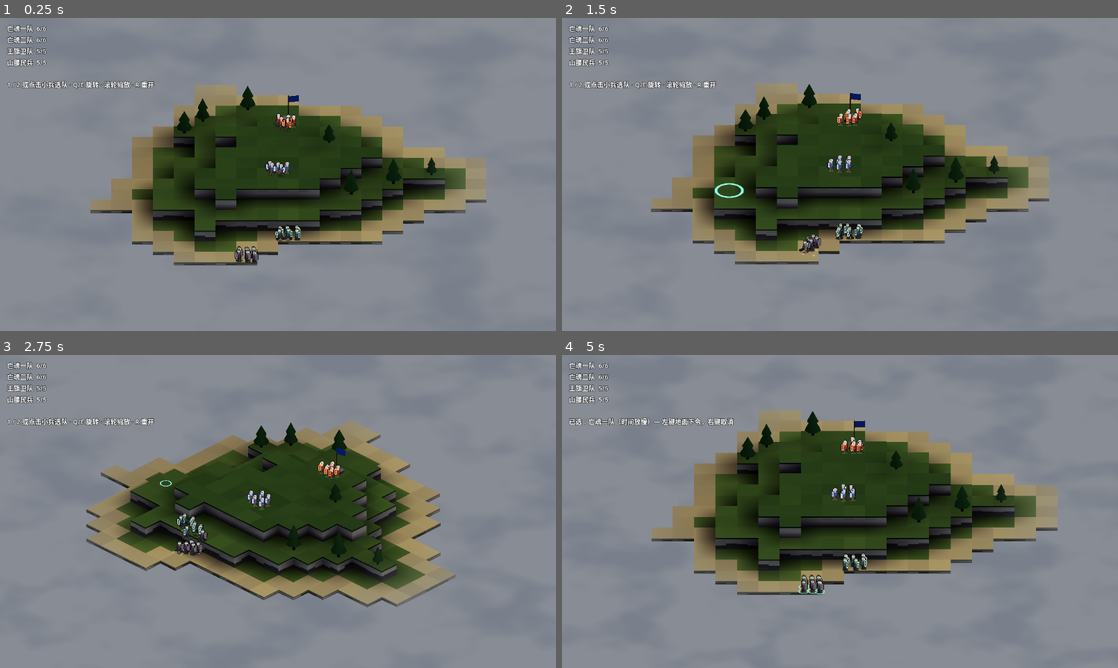
Above: before the commit, frames 1-4 (two rows, left to right).
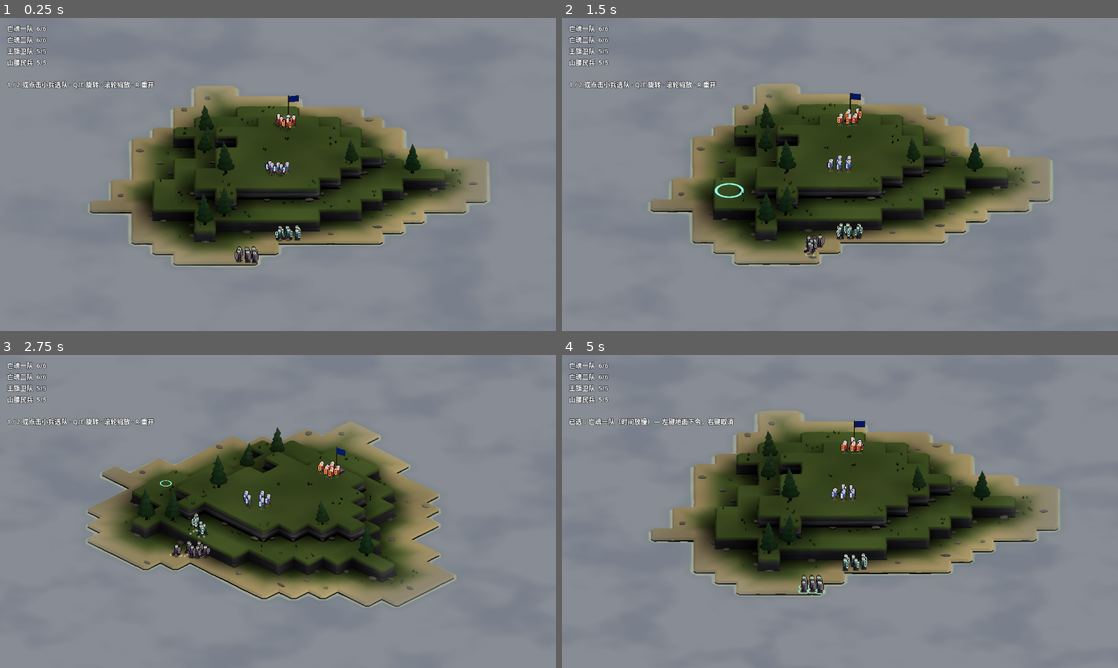
Above: after the commit, the same moments.

Repository: A1MEr-ane/undead-prince
Game: Godot game, scene res://scenes/main.tscn
Two runs of this game, one before a commit and one after it. Both use one fixed random seed, a clock stepped at 60 frames per second and the inputs below.
Inputs (mouse positions are in pixels of both pictures, inside the frame that each line leads up to):
- Up to frame 1 (0.25 s): no input
- Up to frame 2 (1.5 s): tap Enter at 0.5 s; move the mouse to (962, 158) at 0.52 s; tap 1 at 0.6 s; click (962, 158) at 0.67 s; move the mouse to (728, 190) at 1.27 s; tap 2 at 1.35 s; click (728, 190) at 1.42 s
- Up to frame 3 (2.75 s): move the mouse to (333, 442) at 2.02 s; tap Q at 2.1 s; click (333, 442) at 2.17 s
- Up to frame 4 (5 s): move the mouse to (812, 574) at 2.77 s; tap E at 2.85 s; click (812, 574) at 2.92 s; move the mouse to (1006, 558) at 3.52 s; tap R at 3.6 s; click (1006, 558) at 3.67 s; move the mouse to (673, 464) at 4.27 s; tap 1 at 4.35 s; click (673, 464) at 4.42 s

The runs differ from the first frame. In frame 1, 6.2% of the frame differs, in the area x 16-88%, y 21-80%; in frame 2, 6.4%; in frame 3, 7.4%, in the area x 15-82%, y 20-81%; in frame 4, 6.5%.

Commit message:
feat(terrain): procedural beveled island, coastal surf and windblown foliage
Co-Authored-By: Codex

Diff:
--- a/scripts/terrain.gd
+++ b/scripts/terrain.gd
@@ -1,6 +1,6 @@
 class_name Terrain
 extends Node3D
-## 方块地形：高度分层的格子岛。负责网格生成、高度查询、可走判定和流场寻路。
+## 格子玩法与视觉网格分离：查询保持分层平面，视觉使用共享轮廓的倒角岩岛。
 
 const SIZE := 24
 const LEVEL_H := 0.6
@@ -26,10 +26,22 @@
 var lit_materials: Array[ShaderMaterial] = []
 var light_params := {}
 var sky_volume: ImageTexture3D
+var art_rng := RandomNumberGenerator.new()
+var art_noise := FastNoiseLite.new()
+var shore_field: ImageTexture
+var generation_ms := 0
+var decoration_ms := 0
+const SHORE_RES := SIZE * 4
+const CORNERS := [Vector2i(0, 0), Vector2i(1, 0), Vector2i(1, 1), Vector2i(0, 1)]
+const EDGES := [Vector2i(0, -1), Vector2i(1, 0), Vector2i(0, 1), Vector2i(-1, 0)]
 
 
 func generate(seed_value: int) -> void:
+	var started := Time.get_ticks_msec()
 	rng.seed = seed_value
+	art_rng.seed = seed_value + 7493
+	art_noise.seed = seed_value + 1021
+	art_noise.frequency = 0.24
 	levels.resize(SIZE * SIZE)
 	blocked.resize(SIZE * SIZE)
 	blocked.fill(0)
@@ -51,7 +63,10 @@
 				h = 3
 			levels[z * SIZE + x] = h
 	_smooth()
+	_build_shore_field()
 	_build_mesh()
+	generation_ms = Time.get_ticks_msec() - started
+	print("TERRAIN geometry + shore %d ms" % generation_ms)
 
 
 ## 相邻格最多差一级，保证每块陆地都能一步一跳走上去。
@@ -287,37 +302,153 @@
 
 # ---------- 网格 ----------
 
-func _top_color(t: Vector2i, h: int) -> Color:
-	var jitter := (rng.randf() - 0.5) * 0.05
-	var sandy := false
-	if h == 1:
-		for d in N8:
-			if level(t + d) == 0:
-				sandy = true
-				break
-	var c: Color
-	if sandy:
-		c = Color(0.80, 0.74, 0.57)
-	elif h == 1:
-		c = Color(0.50, 0.60, 0.33)
-	elif h == 2:
-		c = Color(0.45, 0.56, 0.31)
-	else:
-		c = Color(0.40, 0.52, 0.29)
-	return Color(c.r + jitter, c.g + jitter, c.b + jitter * 0.5)
-
-
-func _quad(st: SurfaceTool, a: Vector3, b: Vector3, c: Vector3, d: Vector3, n: Vector3, c_top: Color, c_bot: Color) -> void:
-	var verts := [a, b, c, d]
-	var cols := [c_top, c_top, c_bot, c_bot]
-	# Godot 以顺时针为正面：叉积与法线同向时说明是逆时针，要翻转。
-	if (b - a).cross(c - a).dot(n) > 0.0:
-		verts = [a, d, c, b]
-		cols = [c_top, c_bot, c_bot, c_top]
-	for idx in [0, 1, 2, 0, 2, 3]:
+# 海岸有符号距离场：四像素/格，两趟 chamfer，陆地为正。与玩法数据只读共享。
+func _build_shore_field() -> void:
+	var dist := PackedFloat32Array()
+	var land := PackedByteArray()
+	dist.resize(SHORE_RES * SHORE_RES)
+	land.resize(dist.size())
+	dist.fill(1000.0)
+	for z in SHORE_RES:
+		for x in SHORE_RES:
+			land[z * SHORE_RES + x] = int(level(Vector2i(x / 4, z / 4)) > 0)
+	for z in SHORE_RES:
+		for x in SHORE_RES:
+			var i := z * SHORE_RES + x
+			for d in N4:
+				var q := Vector2i(x, z) + d
+				if q.x >= 0 and q.y >= 0 and q.x < SHORE_RES and q.y < SHORE_RES:
+					if land[i] != land[q.y * SHORE_RES + q.x]:
+						dist[i] = 0.5
+	for forward in [true, false]:
+		for zi in SHORE_RES:
+			var z: int = zi if forward else SHORE_RES - 1 - zi
+			for xi in SHORE_RES:
+				var x: int = xi if forward else SHORE_RES - 1 - xi
+				var i := z * SHORE_RES + x
+				for d in [Vector2i(-1, 0), Vector2i(0, -1), Vector2i(-1, -1), Vector2i(1, -1)]:
+					var q: Vector2i = Vector2i(x, z) + (d if forward else -d)
+					if q.x >= 0 and q.y >= 0 and q.x < SHORE_RES and q.y < SHORE_RES:
+						dist[i] = minf(dist[i], dist[q.y * SHORE_RES + q.x] + (1.4142 if d.x != 0 and d.y != 0 else 1.0))
+	var image := Image.create(SHORE_RES, SHORE_RES, false, Image.FORMAT_RF)
+	for z in SHORE_RES:
+		for x in SHORE_RES:
+			var i := z * SHORE_RES + x
+			var signed_d := dist[i] * 0.25 * (1.0 if land[i] == 1 else -1.0)
+			image.set_pixel(x, z, Color(clampf(0.5 + signed_d / 16.0, 0.0, 1.0), 0, 0))
+	shore_field = ImageTexture.create_from_image(image)
+	set_light_param("shore_field", shore_field)
+	set_light_param("island_size", float(SIZE))
+	# main 已先创建雾海：自动绑定已有材质；其它场景也可显式调用 bind_sea_material。
+	if get_parent():
+		for child in get_parent().get_children():
+			if child is MeshInstance3D and child.material_override is ShaderMaterial:
+				var mat: ShaderMaterial = child.material_override
+				if mat.shader and mat.shader.resource_path == "res://shaders/fog_sea.gdshader":
+					bind_sea_material(mat)
+
+
+func bind_sea_material(material: ShaderMaterial) -> void:
+	material.set_shader_parameter("shore_field", shore_field)
+	material.set_shader_parameter("island_size", float(SIZE))
+	material.set_shader_parameter("shore_enabled", true)
+
+
+func _top_color(p: Vector3, h: int) -> Color:
+	var patch := art_noise.get_noise_2d(p.x, p.z)
+	return Color(0.47, 0.57, 0.32).lerp(Color(0.57, 0.63, 0.38), patch * 0.5 + 0.5).darkened((h - 1) * 0.025)
+
+
+func _tri(st: SurfaceTool, a: Vector3, b: Vector3, c: Vector3, ca: Color, cb: Color, cc: Color, outward: Vector3, wind: Vector3 = Vector3.ZERO) -> void:
+	var n := (c - a).cross(b - a)
+	if n.length_squared() < 0.00000001:
+		return
+	var flip := n.dot(outward) < 0.0
+	n = -n.normalized() if flip else n.normalized()
+	var vertices := [a, c, b] if flip else [a, b, c]
+	var colors := [ca, cc, cb] if flip else [ca, cb, cc]
+	var weights := [wind.x, wind.z, wind.y] if flip else [wind.x, wind.y, wind.z]
+	for i in 3:
 		st.set_normal(n)
-		st.set_color(cols[idx])
-		st.add_vertex(verts[idx])
+		st.set_color(colors[i])
+		st.set_uv(Vector2(weights[i], 0.0))
+		st.add_vertex(vertices[i])
+
+
+func _panel(st: SurfaceTool, a: Vector3, b: Vector3, c: Vector3, d: Vector3, top: Color, bottom: Color, outward: Vector3) -> void:
+	_tri(st, a, b, c, top, top, bottom, outward)
+	_tri(st, a, c, d, top, bottom, bottom, outward)
+
+
+func _mesh_node(st: SurfaceTool, material: ShaderMaterial, label: String) -> void:
+	var mi := MeshInstance3D.new()
+	mi.name = label
+	mi.mesh = st.commit()
+	mi.material_override = material
+	mi.cast_shadow = GeometryInstance3D.SHADOW_CASTING_SETTING_OFF
+	# 摆动最大约 0.05，扩展包围盒防止屏幕边缘被提前裁掉。
+	mi.extra_cull_margin = 0.08
+	add_child(mi)
+
+
+# 一个角由四格共同决定。凹角共用一个斜接点，凸角拆成两点；对角接触各自圆角。
+# 参数只看世界角点/高度，连续边上的不同模块会得到完全相同的位置。
+func _corner_pair(t: Vector2i, h: int, k: int, inset: float, cut: float, y: float) -> PackedVector3Array:
+	var g: Vector2i = t + CORNERS[k]
+	var count := 0
+	var sum := Vector2.ZERO
+	var contact := 0.0
+	for dz in [-1, 0]:
+		for dx in [-1, 0]:
+			var neighbor := level(g + Vector2i(dx, dz))
+			if neighbor >= h:
+				count += 1
+				sum += Vector2(dx * 2 + 1, dz * 2 + 1)
+			elif neighbor > 0:
+				contact = maxf(contact, 1.0 - smoothstep(0.025, 0.13, absf(y - level_y(neighbor))))
+	var origin := Vector3(g.x, y, g.y)
+	var jitter := art_noise.get_noise_2d(g.x * 2.7 + h * 3, g.y * 2.7) * 0.018
+	# 崖脚展开到下层顶面之内；角点的四格共同决定接触，避免腰线内收露出底缝。
+	var width := lerpf(inset + jitter, -0.03, contact)
+	var corner_cut := lerpf(cut, -0.03, contact)
+	if count == 1 or (count == 2 and sum == Vector2.ZERO):
+		var prev: Vector2i = CORNERS[(k + 3) % 4] - CORNERS[k]
+		var next: Vector2i = CORNERS[(k + 1) % 4] - CORNERS[k]
+		var pv := Vector3(prev.x, 0, prev.y)
+		var nv := Vector3(next.x, 0, next.y)
+		return PackedVector3Array([origin + pv * corner_cut + nv * width, origin + pv * width + nv * corner_cut])
+	var offset := sum * width / (2.0 if count == 2 else 1.0)
+	var p := origin + Vector3(offset.x, 0, offset.y)
+	return PackedVector3Array([p, p])
+
+
+# 每边分两段，腰线轻微内外错动，端点仍由共享角决定。
+func _outline(t: Vector2i, h: int, y: float, inset: float, cut: float) -> PackedVector3Array:
+	var points := PackedVector3Array()
+	for k in 4:
+		var pair := _corner_pair(t, h, k, inset, cut, y)
+		points.append(pair[0])
+		points.append(pair[1])
+		var mid: Vector2 = Vector2(t) + (Vector2(CORNERS[k]) + Vector2(CORNERS[(k + 1) % 4])) * 0.5
+		var shift := 0.0
+		var neighbor := level(t + EDGES[k])
+		if neighbor < h:
+			shift = inset + art_noise.get_noise_2d(mid.x * 3.7 + y * 2.0, mid.y * 3.7) * 0.045
+			if neighbor > 0:
+				var contact := 1.0 - smoothstep(0.025, 0.13, absf(y - level_y(neighbor)))
+				shift = lerpf(shift, -0.03, contact)
+		points.append(Vector3(mid.x - EDGES[k].x * shift, y, mid.y - EDGES[k].y * shift))
+	return points
+
+
+func _wall_ring(t: Vector2i, h: int, y: float) -> PackedVector3Array:
+	var depth := level_y(h) - y
+	var waist := sin(depth * 17.0 + h) * 0.028
+	# 草皮下的第一圈略外展，保证站到逻辑格边缘时脚下仍有窄斜面承托。
+	waist = lerpf(-0.025, waist, smoothstep(0.09, 0.27, depth))
+	# 水下内收；水上扩张不超过约 0.05 格。
+	var inset := waist + maxf(WATER_Y - y, 0.0) * 0.11
+	return _outline(t, h, y, inset, 0.12 + maxf(WATER_Y - y, 0.0) * 0.06)
 
 
 func _build_mesh() -> void:
@@ -330,42 +461,55 @@
 			if h == 0:
 				continue
 			var y := level_y(h)
-			var col := _top_color(t, h)
-			_quad(st, Vector3(x, y, z), Vector3(x + 1, y, z), Vector3(x + 1, y, z + 1), Vector3(x, y, z + 1), Vector3.UP, col, col)
-			var lip := col.darkened(0.25)
-			for dir in N4:
-				var nh := level(t + dir)
-				if nh >= h:
-					continue
-				var y2 := level_y(nh) if nh > 0 else SEABED_Y
-				var a: Vector3
-				var b: Vector3
-				if dir == Vector2i(1, 0):
-					a = Vector3(x + 1, 0, z); b = Vector3(x + 1, 0, z + 1)
-				elif dir == Vector2i(-1, 0):
-					a = Vector3(x, 0, z + 1); b = Vector3(x, 0, z)
-				elif dir == Vector2i(0, 1):
-					a = Vector3(x + 1, 0, z + 1); b = Vector3(x, 0, z + 1)
-				else:
-					a = Vector3(x, 0, z); b = Vector3(x + 1, 0, z)
-				var n := Vector3(dir.x, 0, dir.y)
-				var ylip := y - 0.07
-				_quad(st, Vector3(a.x, y, a.z), Vector3(b.x, y, b.z), Vector3(b.x, ylip, b.z), Vector3(a.x, ylip, a.z), n, lip, lip)
-				# alpha = 0 标记岩壁，着色器按高度画岩层
-				var rock_top := Color(0.56, 0.53, 0.49, 0.0)
-				var rock_bot := Color(0.30, 0.30, 0.33, 0.0)
-				_quad(st, Vector3(a.x, ylip, a.z), Vector3(b.x, ylip, b.z), Vector3(b.x, y2, b.z), Vector3(a.x, y2, a.z), n, rock_top, rock_bot)
-	var mi := MeshInstance3D.new()
-	mi.mesh = st.commit()
-	mi.material_override = make_lit_material(Color.WHITE, true, true)
-	mi.cast_shadow = GeometryInstance3D.SHADOW_CASTING_SETTING_OFF
-	add_child(mi)
-
-
-## 在高处放几棵树；树所在的格子不可走。
+			var ring := _outline(t, h, y, 0.065, 0.18)
+			var center := tile_center(t)
+			var col := _top_color(center, h)
+			for k in ring.size():
+				var a := ring[k]
+				var b := ring[(k + 1) % ring.size()]
+				_tri(st, center, a, b, col, _top_color(a, h), _top_color(b, h), Vector3.UP)
+			for k in 4:
+				var nh := level(t + EDGES[k])
+				var ph := level(t + EDGES[(k + 3) % 4])
+				# 凸角的切面归当前模块；平/凹角两点重合，无需额外面。
+				if nh < h and ph < h:
+					_build_wall(st, t, h, mini(nh, ph), k * 3, k * 3 + 1, ring)
+				if nh < h:
+					_build_wall(st, t, h, nh, k * 3 + 1, k * 3 + 2, ring)
+					_build_wall(st, t, h, nh, k * 3 + 2, ((k + 1) * 3) % 12, ring)
+	var mat := make_lit_material(Color.WHITE, true, true)
+	mat.set_shader_parameter("ground_surface", true)
+	_mesh_node(st, mat, "IslandRockAndTurf")
+
+
+func _build_wall(st: SurfaceTool, t: Vector2i, h: int, nh: int, a: int, b: int, top: PackedVector3Array) -> void:
+	var y := level_y(h)
+	var bottom := level_y(nh) - 0.015 if nh > 0 else SEABED_Y
+	var outward := Vector3.UP.cross(top[b] - top[a]).normalized()
+	var rim := _wall_ring(t, h, y - 0.09)
+	_panel(st, top[a], top[b], rim[b], rim[a], _top_color(top[a], h), _top_color(top[a], h).darkened(0.11), outward + Vector3.UP)
+	var upper := rim
+	var upper_y := y - 0.09
+	var band := 0
+	while upper_y > bottom + 0.001:
+		var lower_y := maxf(bottom, y - 0.27 - band * 0.20)
+		var lower := _wall_ring(t, h, lower_y)
+		var shade := 0.9 + art_noise.get_noise_2d(t.x * 1.9 + band, t.y * 1.9) * 0.1
+		var ct := Color(shade, shade, shade, 0.0)
+		var cb := Color(shade * 0.94, shade * 0.94, shade * 0.94, 0.0)
+		_panel(st, upper[a], upper[b], lower[b], lower[a], ct, cb, outward)
+		upper = lower
+		upper_y = lower_y
+		band += 1
+
+
+## 树仍只占原来的 blocked 格；装饰使用独立随机流，不干扰树位/玩法随机数。
 func add_trees(count: int, avoid: Array[Vector3], avoid_r: float) -> void:
-	var trunk_mat := make_lit_material(Color(0.36, 0.25, 0.17), false, false)
-	var leaf_mat := make_lit_material(Color(0.24, 0.40, 0.24), false, false)
+	var started := Time.get_ticks_msec()
+	var wood := SurfaceTool.new()
+	var leaves := SurfaceTool.new()
+	wood.begin(Mesh.PRIMITIVE_TRIANGLES)
+	leaves.begin(Mesh.PRIMITIVE_TRIANGLES)
 	var placed := 0
 	var tries := 0
 	while placed < count and tries < 400:
@@ -384,31 +528,136 @@
 		blocked[_i(t)] = 1
 		tree_tiles.append(t)
 		placed += 1
-		var tree := Node3D.new()
-		tree.position = c + Vector3(rng.randf_range(-0.15, 0.15), 0, rng.randf_range(-0.15, 0.15))
-		var s := rng.randf_range(0.8, 1.2)
-		tree.scale = Vector3(s, s * rng.randf_range(0.9, 1.15), s)
-		add_child(tree)
-		var trunk := MeshInstance3D.new()
-		var tm := CylinderMesh.new()
-		tm.top_radius = 0.05; tm.bottom_radius = 0.07; tm.height = 0.35; tm.radial_segments = 6
-		trunk.mesh = tm
-		trunk.material_override = trunk_mat
-		trunk.position.y = 0.17
-		tree.add_child(trunk)
-		for k in 2:
-			var cone := MeshInstance3D.new()
-			var cm := CylinderMesh.new()
-			cm.top_radius = 0.0
-			cm.bottom_radius = 0.34 - k * 0.1
-			cm.height = 0.6 - k * 0.12
-			cm.radial_segments = 7
-			cone.mesh = cm
-			cone.material_override = leaf_mat
-			cone.position.y = 0.55 + k * 0.32
-			cone.rotation.y = rng.randf() * TAU
-			tree.add_child(cone)
+		var base := c + Vector3(art_rng.randf_range(-0.10, 0.10), 0, art_rng.randf_range(-0.10, 0.10))
+		_build_pine(wood, leaves, base)
+	if placed > 0:
+		_mesh_node(wood, make_lit_material(Color.WHITE, true, false), "TreeTrunks")
+		var leaf_mat := make_lit_material(Color.WHITE, true, false)
+		leaf_mat.set_shader_parameter("wind_enabled", true)
+		leaf_mat.set_shader_parameter("wind_strength", 0.045)
+		_mesh_node(leaves, leaf_mat, "PineCrowns")
+	_add_ground_details(avoid, avoid_r)
 	flow_cache.clear()
+	decoration_ms += Time.get_ticks_msec() - started
+	print("TERRAIN decorations %d ms, %d trees" % [decoration_ms, placed])
+
+
+# 多层偏心针叶冠：裙边 -> 肩部 -> 错位尖端，面色/高度/偏航各有小变化。
+func _build_pine(wood: SurfaceTool, leaves: SurfaceTool, base: Vector3) -> void:
+	var size := art_rng.randf_range(0.88, 1.20)
+	var lean := Vector3(art_rng.randf_range(-0.09, 0.09), 0, art_rng.randf_range(-0.09, 0.09))
+	_taper(wood, base, base + Vector3.UP * size * 0.83 + lean * 0.5, 0.065 * size, 0.033 * size, 6, Color(0.40, 0.30, 0.21), Color(0.34, 0.27, 0.20))
+	var green := Color(0.28, 0.43, 0.28).lerp(Color(0.40, 0.50, 0.30), art_rng.randf() * 0.65)
+	for k in 4:
+		var y := (0.32 + k * 0.26) * size
+		var radius := (0.40 - k * 0.078) * size
+		var height := (0.58 - k * 0.055) * size
+		var center := base + Vector3.UP * y + lean * (float(k) / 3.0)
+		var offset := Vector3(art_rng.randf_range(-0.035, 0.035), 0, art_rng.randf_range(-0.035, 0.035))
+		var shoulder := center + Vector3.UP * height * 0.25 + offset
+		var tip := center + Vector3.UP * height + lean * 0.4
+		var color := green.lightened(k * 0.025)
+		var phase := art_rng.randf() * TAU
+		_taper(leaves, center, shoulder, radius, radius * 0.72, 7, color.darkened(0.10), color, 0.18 + k * 0.16, 0.28 + k * 0.16, phase)
+		_taper(leaves, shoulder, tip, radius * 0.72, 0.0, 7, color, color.lightened(0.06), 0.28 + k * 0.16, 0.42 + k * 0.16, phase)
+
+
+func _taper(st: SurfaceTool, base: Vector3, tip: Vector3, r0: float, r1: float, sides: int, c0: Color, c1: Color, w0: float = 0.0, w1: float = 0.0, phase: float = 0.0) -> void:
+	for i in sides:
+		var a := phase + i * TAU / sides
+		var b := phase + (i + 1) * TAU / sides
+		var va := Vector3(cos(a), 0, sin(a))
+		var vb := Vector3(cos(b), 0, sin(b))
+		var pa := base + va * r0
+		var pb := base + vb * r0
+		var pc := tip + vb * r1
+		var pd := tip + va * r1
+		var tint := 0.96 + 0.04 * sin(i * 2.4 + phase)
+		_tri(st, pa, pb, pc, c0 * Color(tint, tint, tint), c0 * Color(tint, tint, tint), c1, va + vb, Vector3(w0, w0, w1))
+		_tri(st, pa, pc, pd, c0, c1, c1, va + vb, Vector3(w0, w1, w1))
+		_tri(st, base, pb, pa, c0.darkened(0.15), c0.darkened(0.15), c0.darkened(0.15), Vector3.DOWN, Vector3(w0, w0, w0))
+
+
+func _add_ground_details(avoid: Array[Vector3], avoid_r: float) -> void:
+	var grass := SurfaceTool.new()
+	var rocks := SurfaceTool.new()
+	grass.begin(Mesh.PRIMITIVE_TRIANGLES)
+	rocks.begin(Mesh.PRIMITIVE_TRIANGLES)
+	var grass_count := 0
+	var rock_count := 0
+	for z in SIZE:
+		for x in SIZE:
+			var t := Vector2i(x, z)
+			var h := level(t)
+			if h == 0:
+				continue
+			var center := tile_center(t)
+			var traffic := false
+			for p in avoid:
+				if Vector2(p.x - center.x, p.z - center.z).length() < avoid_r * 0.65:
+					traffic = true
+			var cliff := false
+			for d in N4:
+				cliff = cliff or level(t + d) > h
+			if grass_at(center) > 0.5 and (blocked[_i(t)] == 1 or (not traffic and art_rng.randf() < 0.48)):
+				for clump in art_rng.randi_range(1, 3):
+					# 留出格子中心，矮草只在内部边缘，避免伸到倒角/低台阶外。
+					var angle := art_rng.randf() * TAU
+					var radius := art_rng.randf_range(0.20, 0.30)
+					var p := center + Vector3(cos(angle) * radius, 0.004, sin(angle) * radius)
+					_build_grass(grass, p)
+					grass_count += 1
+			if (h == 1 or cliff) and art_rng.randf() < (0.45 if cliff else 0.19):
+				var p := center + Vector3(art_rng.randf_range(-0.28, 0.28), -0.015, art_rng.randf_range(-0.28, 0.28))
+				if cliff:
+					for d in N4:
+						if level(t + d) > h:
+							p = center + Vector3(d.x, 0, d.y) * 0.40
+							break
+				var scale := Vector3(art_rng.randf_range(0.10, 0.22), art_rng.randf_range(0.06, 0.14), art_rng.randf_range(0.09, 0.18))
+				_build_boulder(rocks, p, scale)
+				rock_count += 1
+	if grass_count > 0:
+		var mat := make_lit_material(Color.WHITE, true, false)
+		mat.set_shader_parameter("wind_enabled", true)
+		mat.set_shader_parameter("wind_strength", 0.035)
+		_mesh_node(grass, mat, "GrassClumps")
+	if rock_count > 0:
+		_mesh_node(rocks, make_lit_material(Color.WHITE, true, false), "BeachAndCliffStones")
+	print("DETAIL %d grass clumps, %d stones (2 batches, no extra bake rays)" % [grass_count, rock_count])
+
+
+func _build_grass(st: SurfaceTool, base: Vector3) -> void:
+	var color := Color(0.45, 0.55, 0.30).lerp(Color(0.62, 0.65, 0.39), art_rng.randf() * 0.6)
+	for blade in art_rng.randi_range(4, 6):
+		var angle := art_rng.randf() * TAU
+		var right := Vector3(cos(angle), 0, sin(angle)) * art_rng.randf_range(0.018, 0.030)
+		var root := base + Vector3(art_rng.randf_range(-0.055, 0.055), 0, art_rng.randf_range(-0.055, 0.055))
+		var tip := root + Vector3(art_rng.randf_range(-0.05, 0.05), art_rng.randf_range(0.09, 0.19), art_rng.randf_range(-0.05, 0.05))
+		var n := (tip - root).cross(right).normalized()
+		_tri(st, root - right, root + right, tip, color.darkened(0.14), color.darkened(0.14), color.lightened(0.08), n, Vector3(0, 0, 1))
+		_tri(st, root + right, root - right, tip, color.darkened(0.14), color.darkened(0.14), color.lightened(0.08), -n, Vector3(0, 0, 1))
+
+
+func _build_boulder(st: SurfaceTool, base: Vector3, scale: Vector3) -> void:
+	var sides := 7
+	var phase := art_rng.randf() * TAU
+	var ring := PackedVector3Array()
+	for i in sides:
+		var a := phase + i * TAU / sides
+		var radial := art_rng.randf_range(0.80, 1.15)
+		ring.append(base + Vector3(cos(a) * scale.x * radial, scale.y * art_rng.randf_range(0.35, 0.65), sin(a) * scale.z * radial))
+	var top := base + Vector3(scale.x * 0.12, scale.y, -scale.z * 0.15)
+	var color := Color(0.58, 0.57, 0.52).lerp(Color(0.70, 0.66, 0.55), art_rng.randf())
+	for i in sides:
+		var a := ring[i]
+		var b := ring[(i + 1) % sides]
+		var va := a - base
+		var vb := b - base
+		var pa := Vector3(a.x, base.y, a.z)
+		var pb := Vector3(b.x, base.y, b.z)
+		_tri(st, top, a, b, color.lightened(0.04), color, color, Vector3.UP)
+		_panel(st, a, b, pb, pa, color, color.darkened(0.13), Vector3(va.x + vb.x, 0, va.z + vb.z))
 
 
 # ---------- 光照 ----------
@@ -499,7 +748,9 @@
 	set_light_param("vol_size", Vector3(w_px, w_px, layers))
 	set_light_param("vol_base_y", BASE_Y)
 	set_light_param("vol_dy", VOL_DY)
-	print("BAKE %d ms, %d layers, %d traced points, %d dirs" % [Time.get_ticks_msec() - t0, layers, traced, dirs.size()])
+	var bake_ms := Time.get_ticks_msec() - t0
+	print("BAKE %d ms, %d layers, %d traced points, %d dirs" % [bake_ms, layers, traced, dirs.size()])
+	print("TERRAIN TOTAL generation + decoration + bake = %d ms (%d + %d + %d)" % [generation_ms + decoration_ms + bake_ms, generation_ms, decoration_ms, bake_ms])
 
 
 func _trace(p: Vector3, d: Vector3, tops: PackedFloat32Array, max_top: float) -> float:
--- a/shaders/fog_sea.gdshader
+++ b/shaders/fog_sea.gdshader
@@ -7,6 +7,9 @@
 uniform sampler2D cloud_noise : filter_linear, repeat_enable;
 uniform vec2 wind = vec2(0.012, 0.006);
 uniform float cloud_amount = 0.55;
+uniform sampler2D shore_field : filter_linear, repeat_disable;
+uniform bool shore_enabled = false;
+uniform float island_size = 24.0;
 
 varying vec3 w_pos;
 
@@ -22,5 +25,18 @@
 	float c = mix(a, b, 0.5 + 0.5 * sin(TIME * 0.2));
 	float m = clamp((c + cloud_amount - 1.0) * 3.0, 0.0, 1.0);
 	vec3 col = mix(fog_color, cloud_color, m * 0.3);
+	if (shore_enabled) {
+		vec2 shore_uv = w_pos.xz / island_size;
+		float inside = step(0.0, shore_uv.x) * step(shore_uv.x, 1.0) * step(0.0, shore_uv.y) * step(shore_uv.y, 1.0);
+		float coast = (texture(shore_field, shore_uv).r - 0.5) * 16.0;
+		float water_distance = max(-coast, 0.0);
+		float shallows = (1.0 - smoothstep(0.0, 0.65, water_distance)) * inside;
+		col = mix(col, vec3(0.66, 0.72, 0.70), shallows * 0.30);
+		// 不透明雾面内直接画泡沫，不加透明平面或额外 draw call。
+		float breakup = sin(w_pos.x * 5.7 + sin(w_pos.z * 3.3) + TIME * 0.8) * 0.5 + 0.5;
+		float width = 0.10 + 0.035 * sin(TIME * 1.15 + w_pos.x * 0.8 + w_pos.z * 0.6);
+		float foam = (1.0 - smoothstep(width, width + 0.10, water_distance)) * (0.67 + breakup * 0.20) * inside;
+		col = mix(col, vec3(0.86, 0.87, 0.80), foam * 0.72);
+	}
 	ALBEDO = pow(col, vec3(2.2));
 }
--- a/shaders/terrain.gdshader
+++ b/shaders/terrain.gdshader
@@ -25,17 +25,43 @@
 uniform vec3 albedo_color = vec3(1.0);
 uniform bool use_vertex_color = true;
 uniform bool cliff_bands = true;
+uniform bool ground_surface = false;
+uniform sampler2D shore_field : filter_linear, repeat_disable;
+uniform float island_size = 24.0;
+// UV.x 是程序网格写入的摆动权重；根部为零，只给草/树冠材质开启。
+uniform bool wind_enabled = false;
+uniform float wind_strength = 0.035;
+uniform vec2 wind_direction = vec2(0.94, 0.34);
 
 varying vec3 w_pos;
 varying vec3 w_nrm;
 
 void vertex() {
 	w_pos = (MODEL_MATRIX * vec4(VERTEX, 1.0)).xyz;
+	if (wind_enabled) {
+		float wave = sin(TIME * 1.8 - dot(w_pos.xz, vec2(0.72, 0.44)));
+		float flutter = sin(TIME * 3.7 + w_pos.x * 2.3 + w_pos.z * 1.9);
+		vec2 sway = wind_direction * (wave + flutter * 0.18) * wind_strength * UV.x;
+		// 装饰合批在世界坐标中生成；逆变换也支持外部带变换的实例。
+		VERTEX += (inverse(MODEL_MATRIX) * vec4(sway.x, 0.0, sway.y, 0.0)).xyz;
+		w_pos = (MODEL_MATRIX * vec4(VERTEX, 1.0)).xyz;
+	}
 	w_nrm = normalize((MODEL_MATRIX * vec4(NORMAL, 0.0)).xyz);
 }
 
 float hash1(float n) {
 	return fract(sin(n * 12.9898) * 43758.5453);
+}
+
+float noise2(vec2 p) {
+	vec2 i = floor(p);
+	vec2 f = fract(p);
+	f = f * f * (3.0 - 2.0 * f);
+	float a = hash1(dot(i, vec2(17.0, 131.0)));
+	float b = hash1(dot(i + vec2(1.0, 0.0), vec2(17.0, 131.0)));
+	float c = hash1(dot(i + vec2(0.0, 1.0), vec2(17.0, 131.0)));
+	float d = hash1(dot(i + vec2(1.0), vec2(17.0, 131.0)));
+	return mix(mix(a, b, f.x), mix(c, d, f.x), f.y);
 }
 
 vec3 sky(vec3 p) {
@@ -45,10 +71,11 @@
 
 // 岩层：按高度分条，每条随机深浅；用粗网格噪声把条带边缘错开
 float strata(vec3 p) {
-	float jitter = hash1(floor(p.x * 2.0) * 7.0 + floor(p.z * 2.0) * 13.0) - 0.5;
-	float b = floor((p.y + 3.0) * 6.0 + jitter * 0.9);
-	float dark = step(hash1(b), 0.32);
-	return mix(0.74, 0.46, dark) + (hash1(b + 31.0) - 0.5) * 0.07;
+	float layer = (p.y + 3.0) * 4.2 + (noise2(p.xz * 1.1) - 0.5) * 0.65;
+	float b = floor(layer);
+	float width = max(fwidth(layer), 0.035);
+	float value = mix(hash1(b - 1.0), hash1(b), smoothstep(0.0, width, fract(layer)));
+	return mix(0.52, 0.72, value) + (noise2(p.xz * 3.0) - 0.5) * 0.035;
 }
 
 void fragment() {
@@ -56,7 +83,15 @@
 	vec3 base = use_vertex_color ? COLOR.rgb : albedo_color;
 	bool rock = cliff_bands && COLOR.a < 0.5;
 	if (rock) {
-		base = vec3(strata(w_pos)) * vec3(1.0, 0.97, 0.93);
+		base = vec3(strata(w_pos)) * vec3(1.0, 0.97, 0.93) * COLOR.r;
+	} else if (ground_surface) {
+		float coast = (texture(shore_field, w_pos.xz / island_size).r - 0.5) * 16.0;
+		float patch = noise2(w_pos.xz * 0.32);
+		float grass = smoothstep(0.38, 1.85, coast + (patch - 0.5) * 0.7);
+		// 二级以上台地即使贴近岸边也保持草皮，一级岸台逐渐露沙。
+		grass = max(grass, smoothstep(0.46, 0.72, w_pos.y));
+		vec3 sand = mix(vec3(0.72, 0.67, 0.52), vec3(0.84, 0.78, 0.60), patch);
+		base = mix(sand, base * mix(0.93, 1.06, patch), grass);
 	}
 
 	// 三光瓣：R = +X 侧，G = 上方，B = −X 侧
@@ -73,8 +108,9 @@
 
 	// 水线：岩壁贴近水面的一圈压暗
 	float above = w_pos.y - water_y;
-	if (rock && above > -0.05 && above < 0.07) {
-		col *= 0.86;
+	if (rock) {
+		float wet = 1.0 - smoothstep(0.025, 0.115, abs(above + 0.015));
+		col *= 1.0 - wet * 0.18;
 	}
 
 	// 去饱和 + 往时段颜色偏
